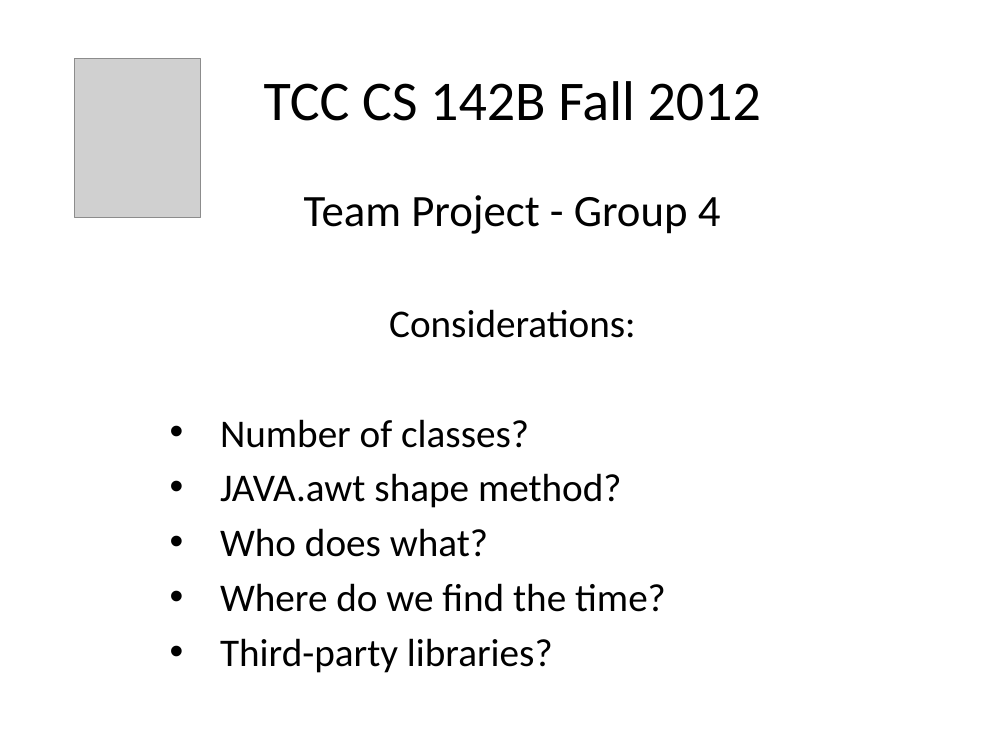
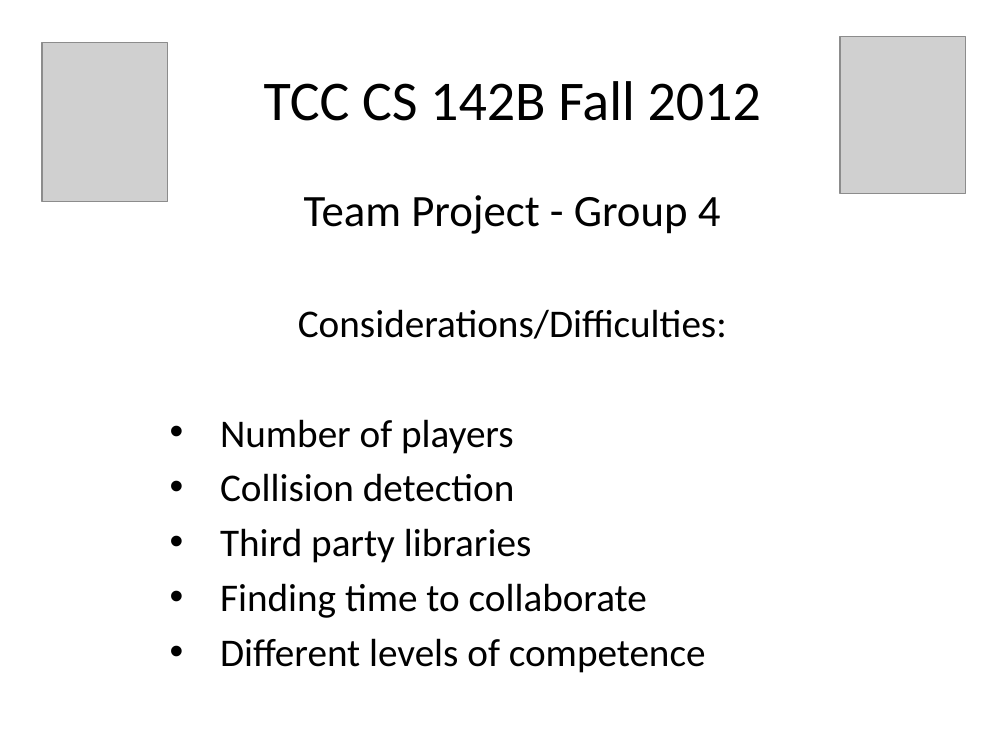
Before and after one commit to samhug/cs_142_final_project, a slide deck: slide 5 of JAVA Group Project Presentation.pptx (slide 3 before the commit). Drawn at 1008x756 pixels with LibreOffice and Linux fonts; fonts in the diff are those of the drawing; grey boxes stand for pictures. Boxes give left, top, right and bottom in pixels: in the first picture for what was removed or moved away, otherwise in the second. Text is boxed around its words. In the diff, an @@ line names an element or a change of style, - is before the commit and + after.

```diff
--- a/JAVA Group Project Presentation.pptx
+++ b/JAVA Group Project Presentation.pptx
@@ picture: place and size @@
-picture at <box>75,58,201,217</box>
+picture at <box>42,43,168,202</box>
@@ picture added at <box>840,36,966,193</box> @@
@@ subtitle at <box>220,309,727,673</box>: text changed @@
-Considerations:
-• Number of classes?
-• JAVA.awt shape method?
-• Who does what?
-• Where do we find the time?
-• Third-party libraries?
+Considerations/Difficulties:
+• Number of players
+• Collision detection
+• Third party libraries
+• Finding time to collaborate
+• Different levels of competence
```
Also in this commit, not shown: 5 other slides changed, 3 slides added, 4 slides removed.
